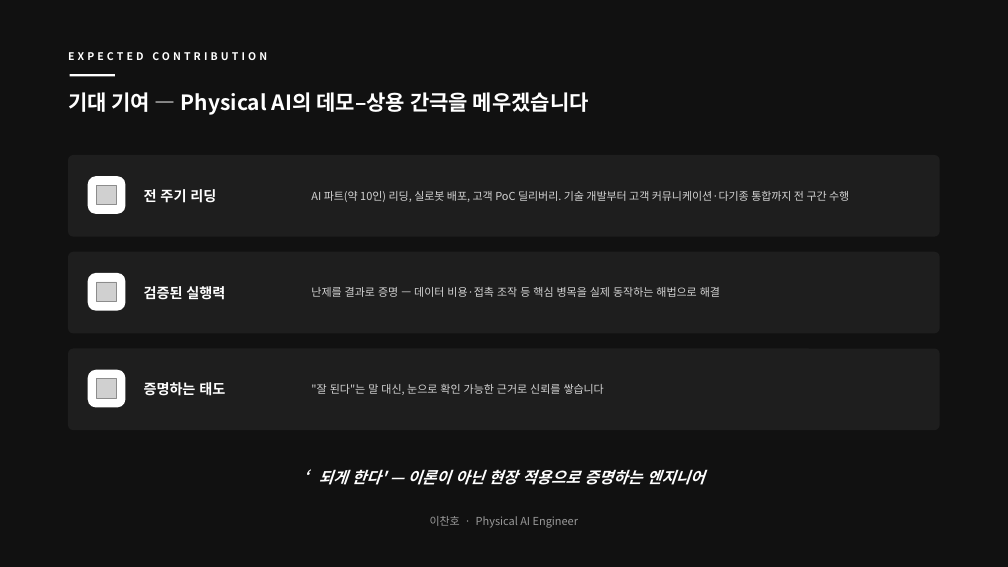
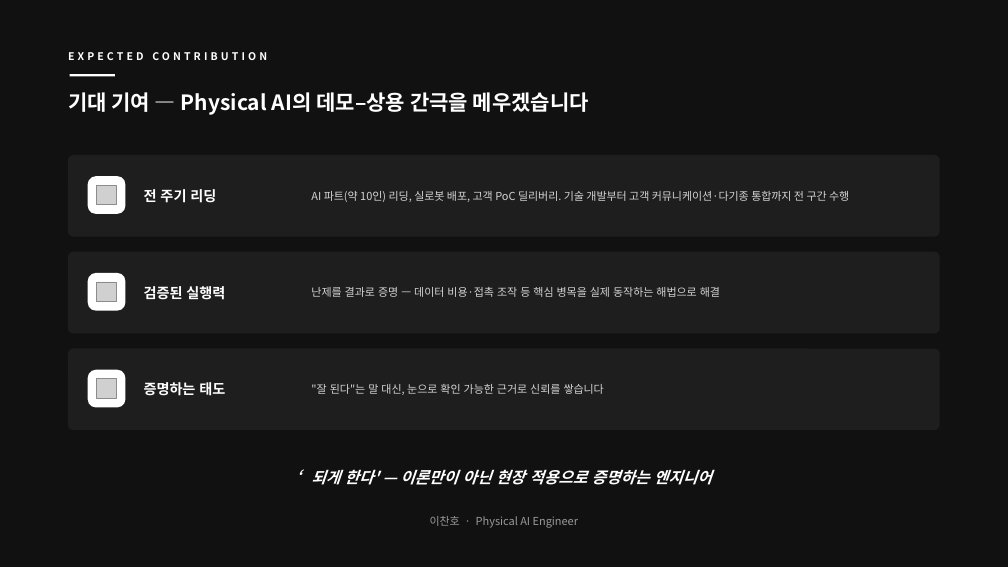
Before and after one commit to Chan-b0b/chanho_lee.github.io, a slide deck: slide 6 of 이찬호_발표자료_통합.pptx. Drawn at 1008x567 pixels with LibreOffice and Linux fonts; fonts in the diff are those of the drawing; grey boxes stand for pictures. Boxes give left, top, right and bottom in pixels: in the first picture for what was removed or moved away, otherwise in the second. Text is boxed around its words. In the diff, an @@ line names an element or a change of style, - is before the commit and + after.

```diff
--- a/이찬호_발표자료_통합.pptx
+++ b/이찬호_발표자료_통합.pptx
@@ text at [311,469,712,485]: text changed @@
-‘되게 한다' — 이론이 아닌 현장 적용으로 증명하는 엔지니어
+‘되게 한다' — 이론만이 아닌 현장 적용으로 증명하는 엔지니어
```
Also in this commit, not shown: 1 other slide changed, 1 other file.
